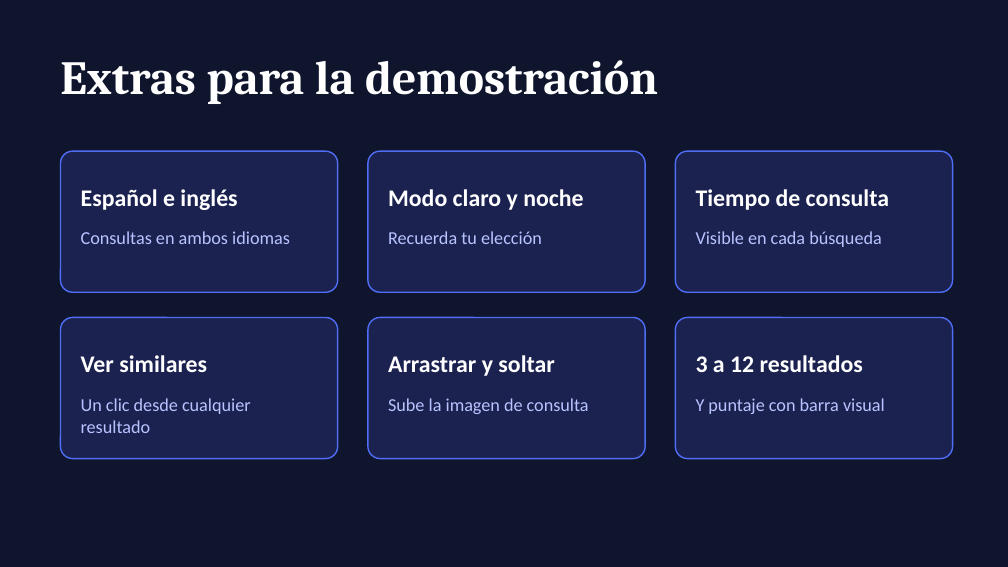
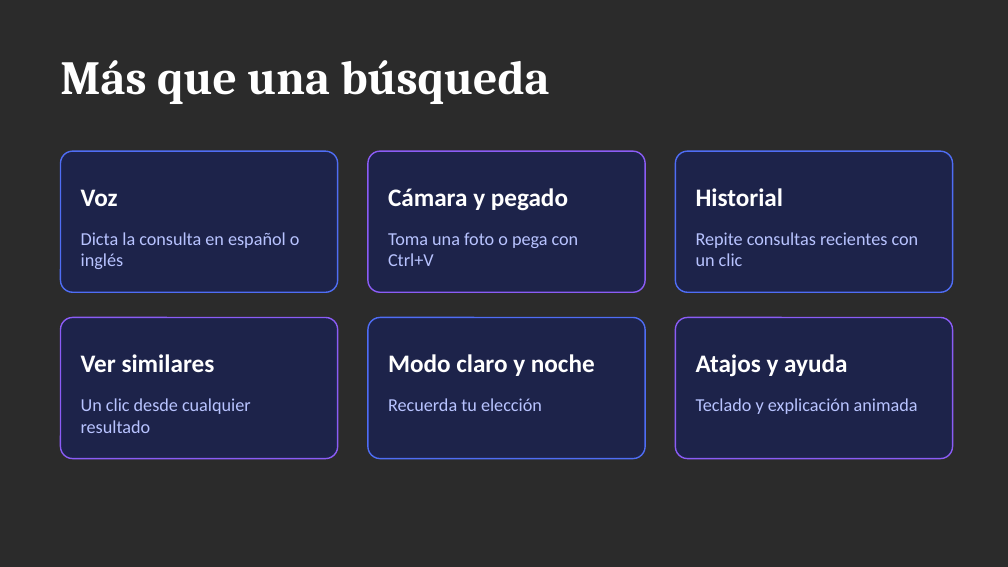
Before and after one commit to josemaames/PRESENTACI-N-FINAL---B-SQUEDA-MULTIMODAL-DE-IM-GENES, a slide deck: slide 9 of presentacion.pptx (slide 8 before the commit). Drawn at 1008x567 pixels with LibreOffice and Linux fonts; fonts in the diff are those of the drawing; background and template pictures are left out; a plain dark background stands for a picture behind light text. Boxes give left, top, right and bottom in pixels: in the first picture for what was removed or moved away, otherwise in the second. Text is boxed around its words. In the diff, an @@ line names an element or a change of style, - is before the commit and + after.

```diff
--- a/presentacion.pptx
+++ b/presentacion.pptx
@@ background #10152E to picture (left out) @@
@@ text at (60, 60, 550, 104): text changed @@
-Extras para la demostración
+Más que una búsqueda
@@ text at (81, 189, 118, 206): text changed; size 17 to 18 pt @@
-Español e inglés
+Voz
@@ text added at (388, 188, 568, 211), 18 pt, text #FFFFFF, bold @@
+Cámara y pegado
@@ text at (696, 188, 784, 206): text changed; size 17 to 18 pt @@
-Tiempo de consulta
+Historial
@@ text at (81, 232, 300, 269): text changed @@
-Consultas en ambos idiomas
+Dicta la consulta en español o inglés
@@ text added at (388, 232, 579, 266), 13 pt, text #B8C3FF @@
+Toma una foto o pega con Ctrl+V
@@ text at (696, 232, 919, 266): text changed @@
-Visible en cada búsqueda
+Repite consultas recientes con un clic
@@ fill #1B2250 to #1B2250 at 85% opacity in 3 elements at (60, 151, 338, 292), (675, 151, 953, 292), (368, 318, 645, 459) @@
@@ fill #1B2250 to #1B2250 at 85% opacity; outline #4F6DF5 1 pt to #8B5CF6 1 pt in 3 elements at (368, 151, 645, 292), (60, 318, 338, 459), (675, 318, 953, 459) @@
@@ text "Ver similares" at (81, 354, 215, 372): size 17 to 18 pt @@
@@ text "Modo claro y noche" at (388, 354, 595, 376): size 17 to 18 pt @@
@@ text "Modo claro y noche": place and size @@
-text "Modo claro y noche" at (388, 189, 583, 210)
+text "Modo claro y noche" at (388, 354, 595, 376)
@@ text removed at (388, 355, 554, 376) @@
-Arrastrar y soltar
@@ text at (696, 354, 847, 377): text changed; size 17 to 18 pt @@
-3 a 12 resultados
+Atajos y ayuda
@@ text "Recuerda tu elección": place and size @@
-text "Recuerda tu elección" at (388, 231, 542, 244)
+text "Recuerda tu elección" at (388, 398, 542, 411)
@@ text removed at (388, 398, 589, 414) @@
-Sube la imagen de consulta
@@ text at (696, 398, 918, 414): text changed @@
-Y puntaje con barra visual
+Teclado y explicación animada
```
Also in this commit, not shown: 9 other slides changed, 4 slides added, 1 slide removed.
